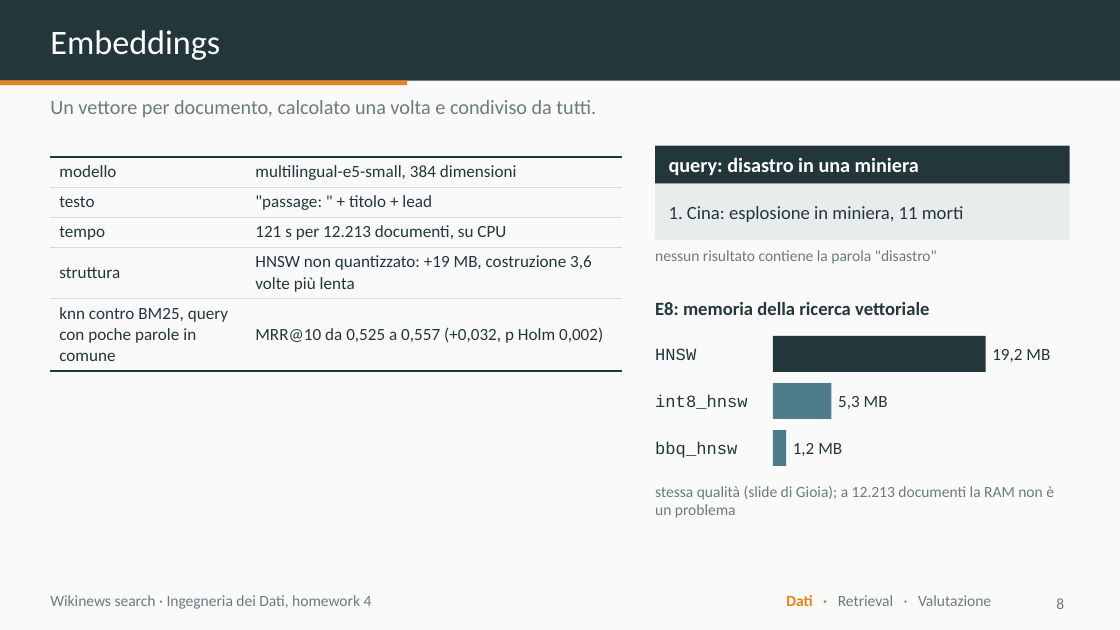
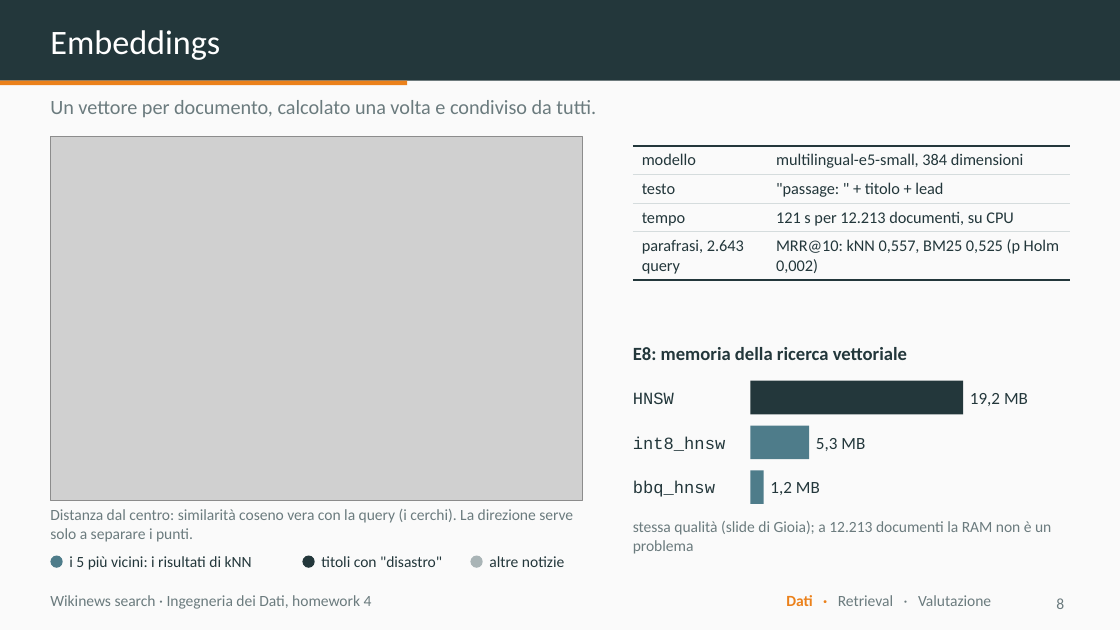
Before and after one commit to dnlsdn/wikinews-search, a slide deck: slide 8 of slides/wikinews-search.pptx. Drawn at 1120x630 pixels with LibreOffice and Linux fonts; fonts in the diff are those of the drawing; grey boxes stand for pictures. Boxes give left, top, right and bottom in pixels: in the first picture for what was removed or moved away, otherwise in the second. Text is boxed around its words. In the diff, an @@ line names an element or a change of style, - is before the commit and + after.

Commit message:
slides: Daniel's last review, real lead example, fonte template, map of the vectors on slide 8
The map is drawn by wikisearch.ingest.embedding_map from the shared vectors:
distance from the centre is the real cosine distance to the query, direction is
only a layout. Also corrects the rank of the mining example (3rd, not 1st).

```diff
--- a/slides/wikinews-search.pptx
+++ b/slides/wikinews-search.pptx
@@ picture added at (50,137,582,501) @@
@@ table at (633,146,1070,278) @@
-row 4: struttura | HNSW non quantizzato: +19 MB, costruzione 3,6 volte più lenta
-row 5: knn contro BM25, query con poche parole in comune | MRR@10 da 0,525 a 0,557 (+0,032, p Holm 0,002)
+row 4: parafrasi, 2.643 query | MRR@10: kNN 0,557, BM25 0,525 (p Holm 0,002)
@@ table: place and size @@
-table at (50,157,622,365)
+table at (633,146,1070,278)
@@ rectangle removed at (655,146,1070,184) @@
@@ text removed at (669,157,919,175) @@
-query: disastro in una miniera
@@ rectangle removed at (655,184,1070,240) @@
@@ text removed at (669,206,964,222) @@
-1. Cina: esplosione in miniera, 11 morti
@@ text "E8: memoria della ricerca vettoriale": place and size @@
-text "E8: memoria della ricerca vettoriale" at (655,302,929,315)
+text "E8: memoria della ricerca vettoriale" at (633,347,907,360)
@@ rectangle removed at (773,336,986,372) @@
@@ rectangle: place and size @@
-rectangle at (773,383,831,419)
+rectangle at (750,381,963,414)
@@ rectangle at (750,381,963,414): fill #4E7C8A to #23373B @@
@@ text "19,2 MB": place and size @@
-text "19,2 MB" at (992,349,1050,362)
+text "19,2 MB" at (970,393,1028,406)
@@ text at (633,392,674,404): text changed @@
-int8_hnsw
+HNSW
@@ text at (633,436,726,451): text changed @@
-bbq_hnsw
+int8_hnsw
@@ rectangle: place and size @@
-rectangle at (773,430,786,466)
+rectangle at (750,426,809,459)
@@ text "5,3 MB": place and size @@
-text "5,3 MB" at (838,396,888,409)
+text "5,3 MB" at (816,438,865,451)
@@ rectangle added at (750,470,764,504), fill #4E7C8A @@
@@ text "1,2 MB": place and size @@
-text "1,2 MB" at (793,443,842,456)
+text "1,2 MB" at (770,482,820,495)
@@ text added at (50,509,573,542), 10 pt, text #6B7B7E @@
+Distanza dal centro: similarità coseno vera con la query (i cerchi). La direzione serve solo a separare i punti.
@@ text at (633,481,715,497): text changed @@
-HNSW
+bbq_hnsw
@@ text "stessa qualità (slide di Gioia); ..." rewrapped from (655,486,1054,518) to (633,521,1051,554) @@
@@ ellipse added at (50,556,63,568), fill #4E7C8A @@
@@ text added at (69,556,252,570), 10 pt, text #23373B @@
+i 5 più vicini: i risultati di kNN
@@ ellipse added at (302,556,315,568), fill #23373B @@
@@ text at (321,556,442,567): text changed; text colour #6B7B7E to #23373B @@
-nessun risultato contiene la parola "disastro"
+titoli con "disastro"
@@ text "titoli con "disastro"" at (321,556,442,567): vertical alignment top to middle @@
@@ ellipse added at (470,556,483,568), fill #A9B4B6 @@
@@ text added at (489,556,564,567), 10 pt, text #23373B @@
+altre notizie
```
Also in this commit, not shown: 4 other slides changed, 5 other files.
